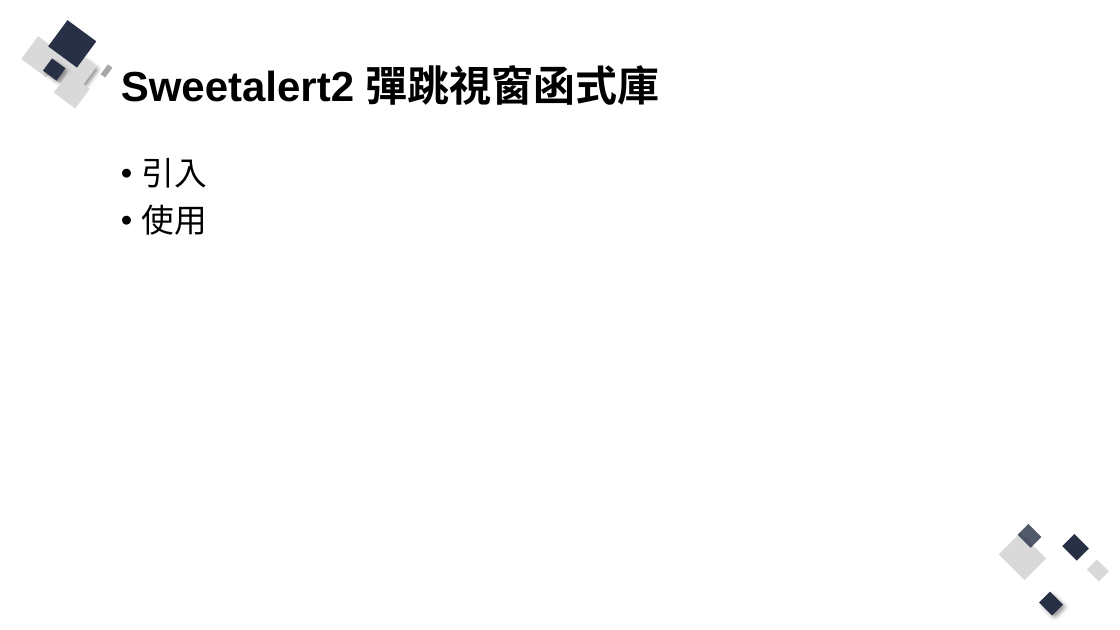
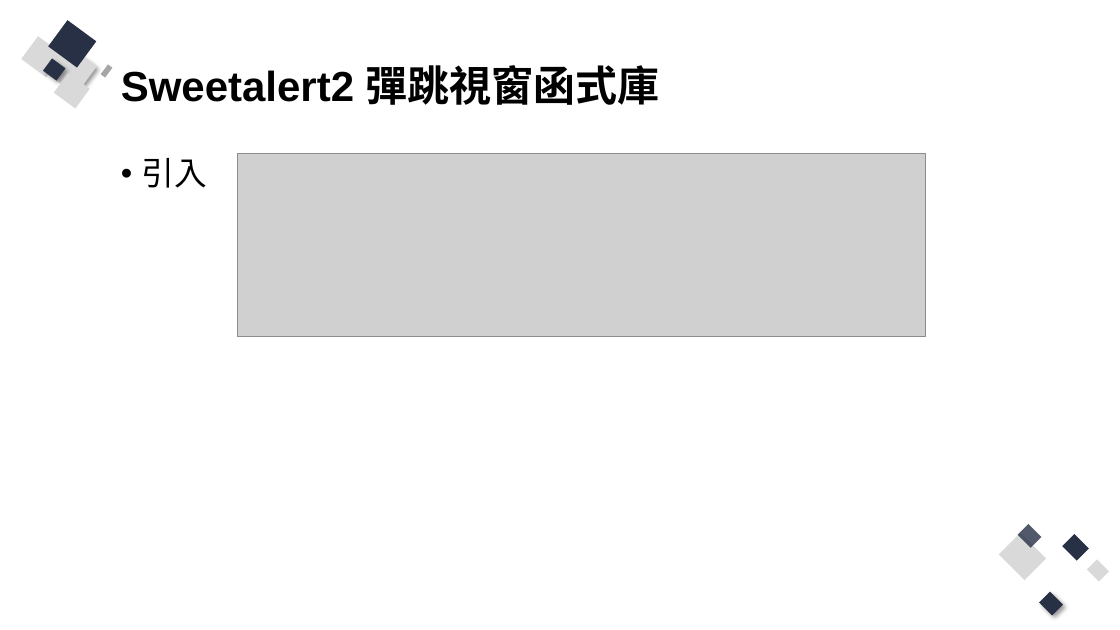
Before and after one commit to Q81JIAXIONG/-, a slide deck: slide 32 of 投影片/6.實作-帳號註冊、登入網頁前端防呆與提示.pptx (slide 25 before the commit). Drawn at 1120x630 pixels with LibreOffice and Linux fonts; fonts in the diff are those of the drawing; grey boxes stand for pictures. Boxes give left, top, right and bottom in pixels: in the first picture for what was removed or moved away, otherwise in the second. Text is boxed around its words. In the diff, an @@ line names an element or a change of style, - is before the commit and + after.

```diff
--- a/投影片/6.實作-帳號註冊、登入網頁前端防呆與提示.pptx
+++ b/投影片/6.實作-帳號註冊、登入網頁前端防呆與提示.pptx
@@ picture added at (237,153,925,337) @@
@@ text at (142,204,207,235): paragraph removed @@
-• 使用
```
Also in this commit, not shown: 8 slides added, 24 other files.
